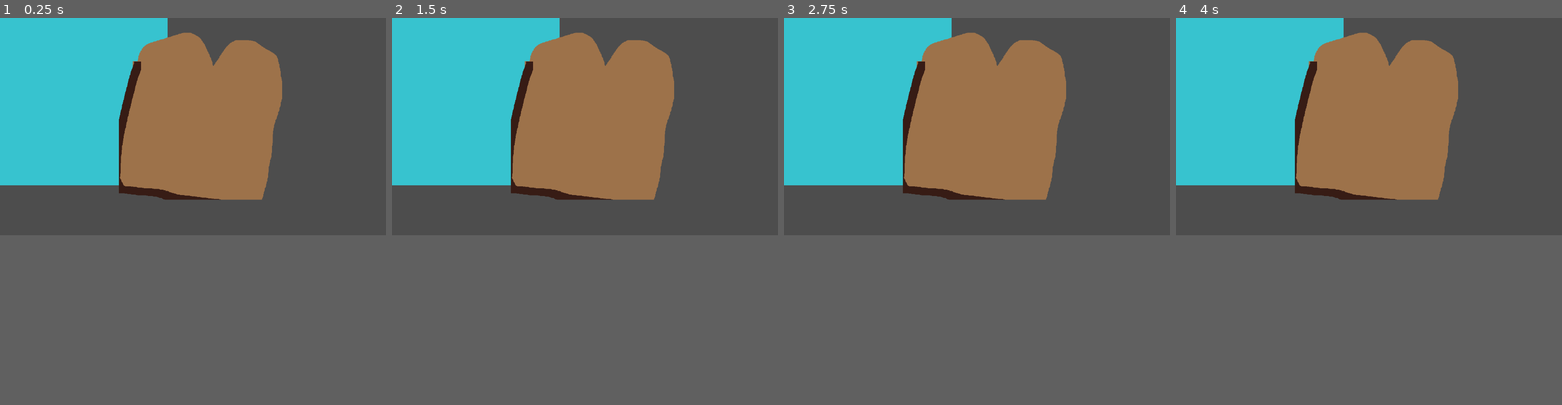
Above: before the commit, frames 1-4 (left to right).
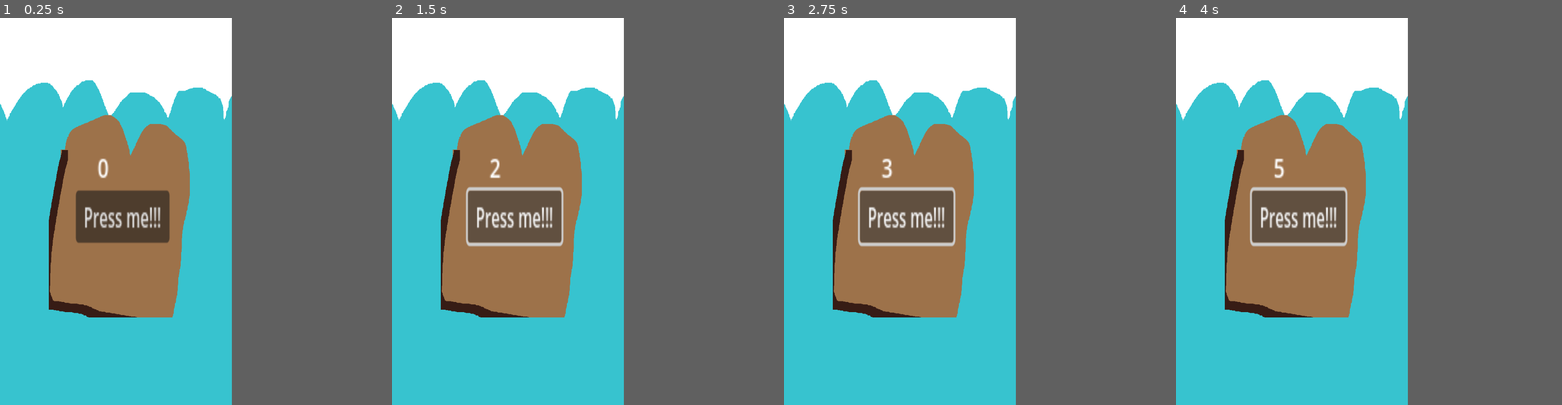
Above: after the commit, the same moments.

Repository: NicoHeinola/BreadSlicerIdle
Game: Godot game, scene res://scripts/scenes/main.tscn
The game is run twice, just before and just after one commit, with the same random seed, the same clock (stepped at 60 frames per second) and the same inputs.
Inputs (mouse positions are in pixels of both pictures, inside the frame that each line leads up to):
- Up to frame 1 (0.25 s): no input
- Up to frame 2 (1.5 s): click (596, 130) at 0.5 s, where only the run after the commit has a clickable "Press me!!!"; click (596, 130) at 1.25 s, where only the run after the commit has a clickable "Press me!!!"
- Up to frame 3 (2.75 s): click (988, 130) at 2 s, where only the run after the commit has a clickable "Press me!!!"
- Up to frame 4 (4 s): tap Enter at 2.75 s; tap Space at 3.5 s
The window is 799x449 before the commit and 480x800 after it. Grey fills any space a smaller window leaves; there, only what the larger window draws over its background counts as a difference.

The runs differ from the first frame. In frame 1, 38% of the frame differs, in the area x 0-74%, y 0-78%; in frame 2, 36%; in frame 3, 36%; in frame 4, 36%.

Commit message:
First ever point system

Diff:
--- a/project.godot
+++ b/project.godot
@@ -15,6 +15,15 @@
 config/features=PackedStringArray("4.2", "Mobile")
 config/icon="res://icon.svg"
 
+[autoload]
+
+Global="*res://scripts/Global.gd"
+
+[display]
+
+window/size/viewport_width=480
+window/size/viewport_height=800
+
 [rendering]
 
 renderer/rendering_method="mobile"
--- /dev/null
+++ b/scripts/Global.gd
@@ -0,0 +1,4 @@
+extends Node
+
+
+var score = 0
--- /dev/null
+++ b/scripts/scenes/Score.gd
@@ -0,0 +1,9 @@
+extends Label
+
+
+func _process(delta):
+	self.text = str(Global.score)
+
+
+func _on_button_pressed():
+	Global.score += 1
--- a/scripts/scenes/main.tscn
+++ b/scripts/scenes/main.tscn
@@ -1,14 +1,37 @@
-[gd_scene load_steps=3 format=3 uid="uid://dv6mgjn6lm01h"]
+[gd_scene load_steps=4 format=3 uid="uid://dv6mgjn6lm01h"]
 
 [ext_resource type="Texture2D" uid="uid://bw7tav0u2nd85" path="res://graphics/bg/bg-1.png" id="1_140xw"]
 [ext_resource type="Texture2D" uid="uid://d17myda7pwl1t" path="res://graphics/breads/bread-1.png" id="1_b0jdx"]
+[ext_resource type="Script" path="res://scripts/scenes/Score.gd" id="3_gi4hm"]
 
 [node name="Main" type="Node2D"]
+position = Vector2(253, 408)
+scale = Vector2(0.599998, 0.840001)
 
 [node name="Bg-1" type="Sprite2D" parent="."]
-position = Vector2(0, -1)
+position = Vector2(-41.6667, -15.4762)
+scale = Vector2(1, 1)
 texture = ExtResource("1_140xw")
 
 [node name="Bread-1" type="Sprite2D" parent="."]
-position = Vector2(605, 292)
+position = Vector2(-3.33334, 1.19046)
+scale = Vector2(1, 1)
 texture = ExtResource("1_b0jdx")
+
+[node name="Score" type="Label" parent="."]
+offset_left = -85.0003
+offset_top = -161.904
+offset_right = -45.0003
+offset_bottom = -138.904
+scale = Vector2(4.21221, 3.85924)
+script = ExtResource("3_gi4hm")
+
+[node name="Button" type="Button" parent="."]
+offset_left = -160.001
+offset_top = -60.7142
+offset_right = -59.0005
+offset_bottom = -29.7142
+scale = Vector2(3.20039, 4.14276)
+text = "Press me!!!"
+
+[connection signal="pressed" from="Button" to="Score" method="_on_button_pressed"]
